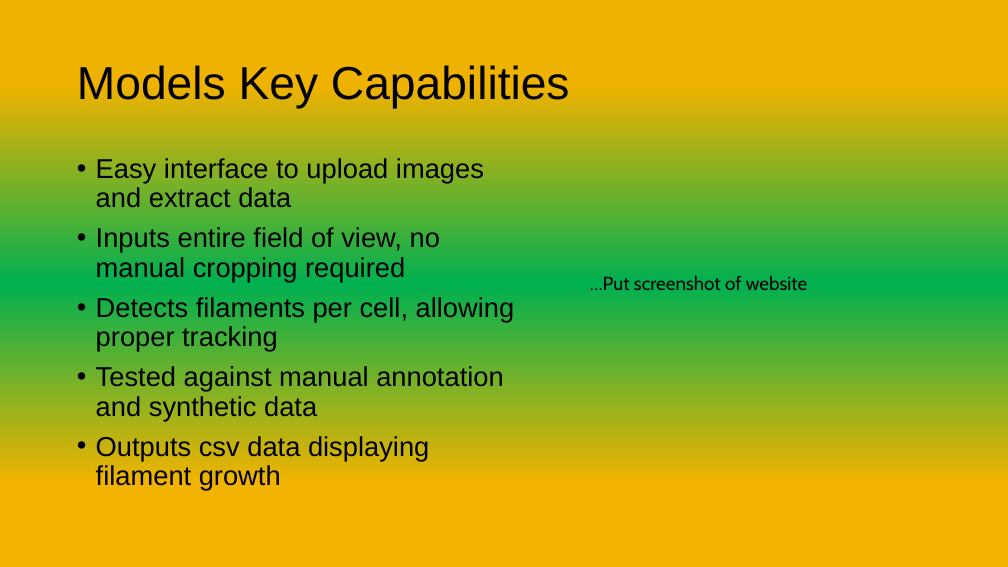
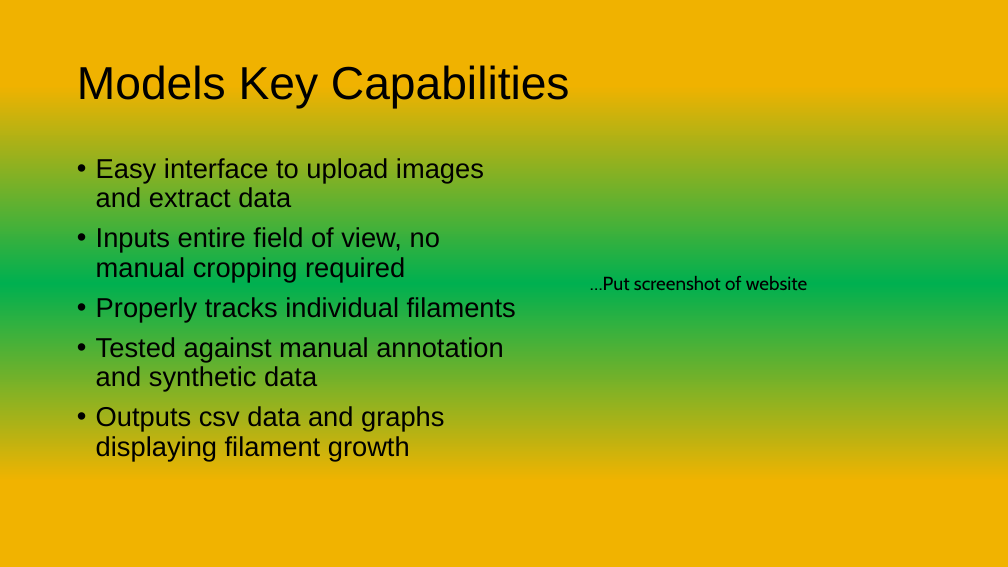
Before and after one commit to briandaniel14/biohack, a slide deck: slide 3 of Presentations/Biohack_Presentation.pptx. Drawn at 1008x567 pixels with LibreOffice and Linux fonts; fonts in the diff are those of the drawing. Boxes give left, top, right and bottom in pixels: in the first picture for what was removed or moved away, otherwise in the second. Text is boxed around its words. In the diff, an @@ line names an element or a change of style, - is before the commit and + after.

```diff
--- a/Presentations/Biohack_Presentation.pptx
+++ b/Presentations/Biohack_Presentation.pptx
@@ text at (96, 297, 516, 321): text changed @@
-• Detects filaments per cell, allowing proper tracking
+• Properly tracks individual filaments
@@ text at (96, 406, 444, 460): text changed @@
-• Outputs csv data displaying filament growth
+• Outputs csv data and graphs displaying filament growth
```
Also in this commit, not shown: 1 other slide changed, 1 other file.
